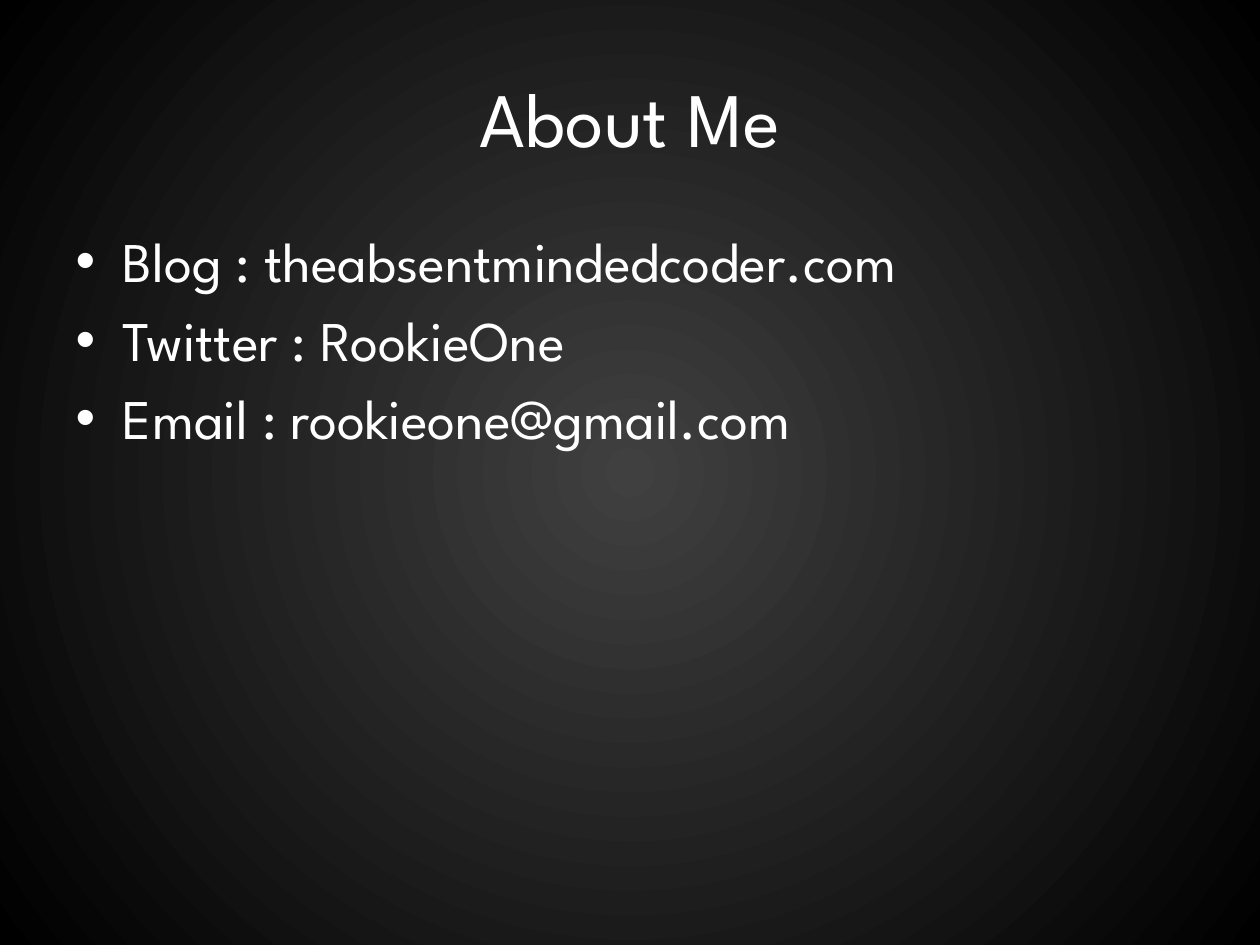
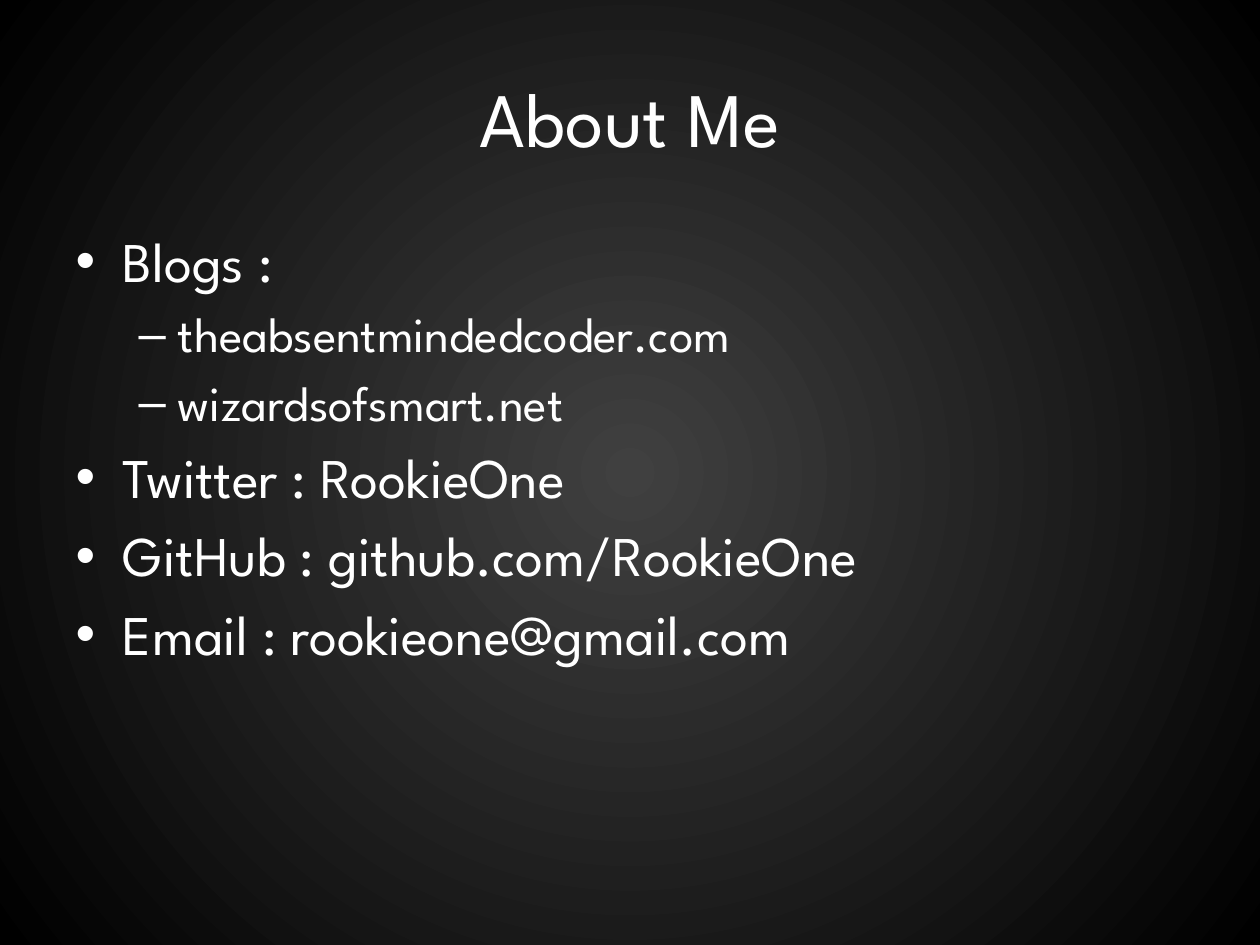
Before and after one commit to RookieOne/WPF-Input-Validation, a slide deck: slide 2 of WPF Validation.pptx. Drawn at 1260x945 pixels with LibreOffice and Linux fonts; fonts in the diff are those of the drawing. Boxes give left, top, right and bottom in pixels: in the first picture for what was removed or moved away, otherwise in the second. Text is boxed around its words. In the diff, an @@ line names an element or a change of style, - is before the commit and + after.

```diff
--- a/WPF Validation.pptx
+++ b/WPF Validation.pptx
@@ text at <box>123,243,730,422</box>: text changed; size 32 to 28 pt @@
-• Blog : theabsentmindedcoder.com
+• Blogs :
+  – theabsentmindedcoder.com
+  – wizardsofsmart.net
@@ text at <box>123,537,857,589</box>: paragraph added @@
+• GitHub : github.com/RookieOne
```
Also in this commit, not shown: 11 other slides changed, 4 slides added.
